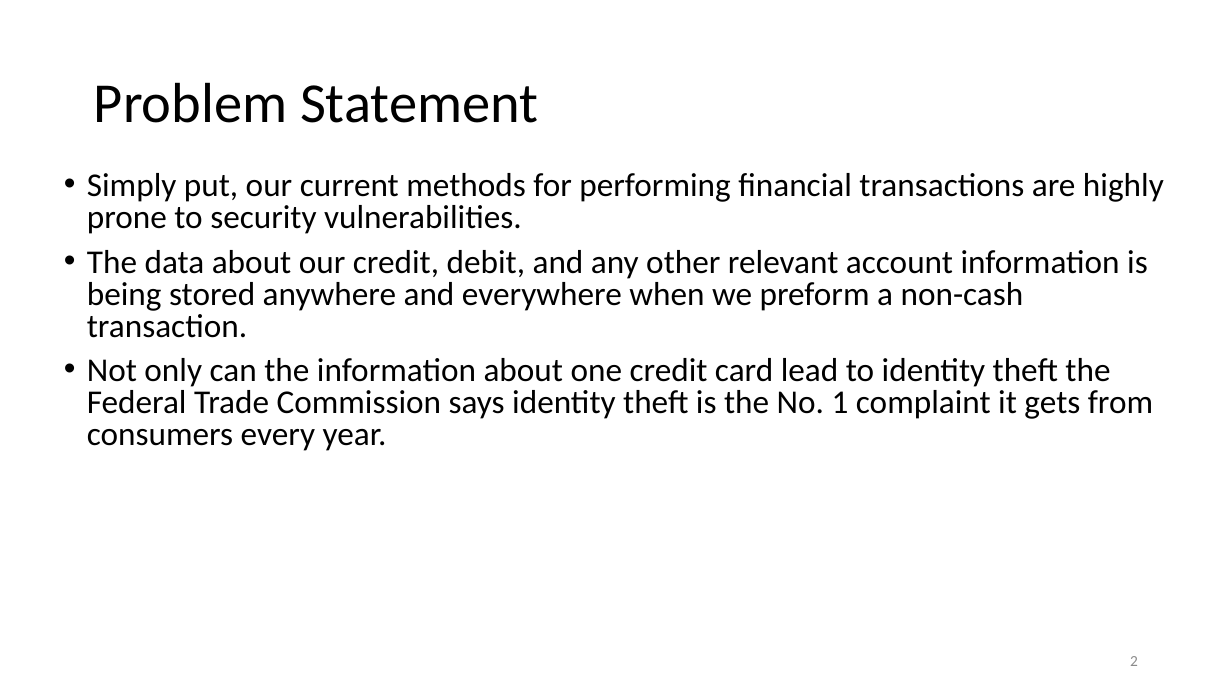
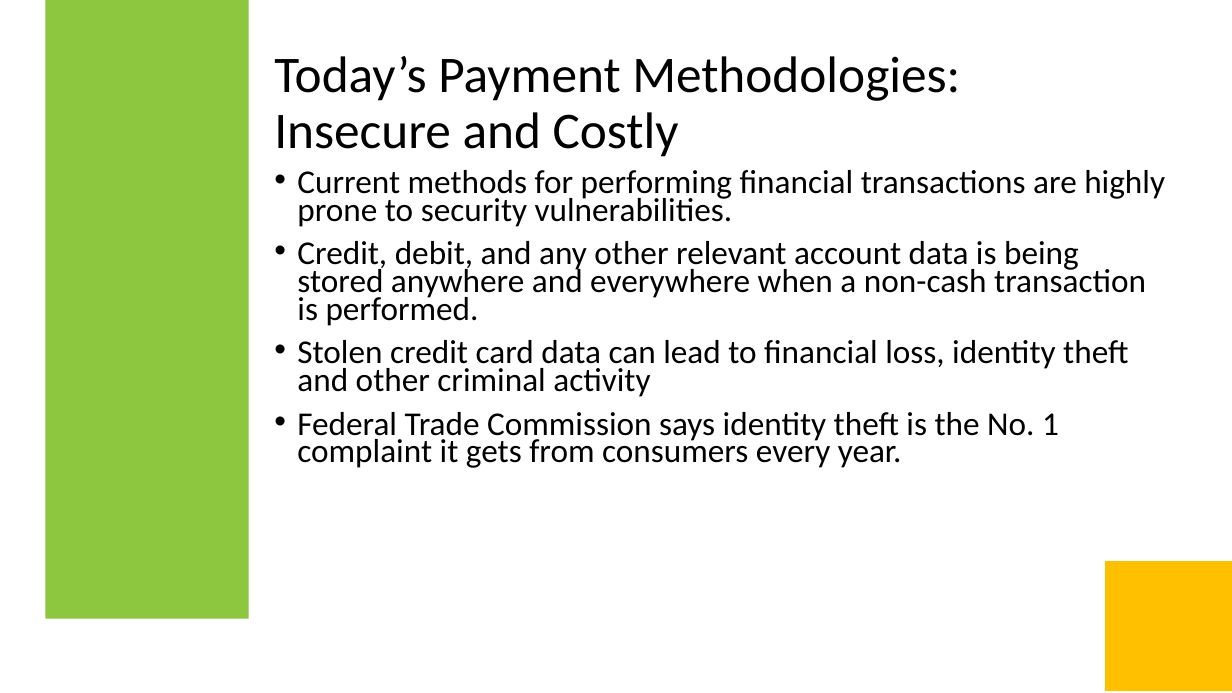
Before and after one commit to openIOU/OI-Standard, a slide deck: slide 2 of fancy/openPayment - Original Draft.pptx. Drawn at 1232x693 pixels with LibreOffice and Linux fonts; fonts in the diff are those of the drawing. Boxes give left, top, right and bottom in pixels: in the first picture for what was removed or moved away, otherwise in the second. Text is boxed around its words. In the diff, an @@ line names an element or a change of style, - is before the commit and + after.

```diff
--- a/fancy/openPayment - Original Draft.pptx
+++ b/fancy/openPayment - Original Draft.pptx
@@ rectangle added at [45,0,249,619], fill #8DC63F @@
@@ title at [274,56,960,157]: text changed; size 44 to 40 pt @@
-Problem Statement
+Today’s Payment Methodologies: Insecure and Costly
@@ text at [297,170,1165,468]: text changed @@
-• Simply put, our current methods for performing financial transactions are highly prone to security vulnerabilities.
-• The data about our credit, debit, and any other relevant account information is being stored anywhere and everywhere when we preform a non-cash transaction.
-• Not only can the information about one credit card lead to identity theft the Federal Trade Commission says identity theft is the No. 1 complaint it gets from consumers every year.
+• Current methods for performing financial transactions are highly prone to security vulnerabilities.
+• Credit, debit, and any other relevant account data is being stored anywhere and everywhere when a non-cash transaction is performed.
+• Stolen credit card data can lead to financial loss, identity theft and other criminal activity
+• Federal Trade Commission says identity theft is the No. 1 complaint it gets from consumers every year.
@@ rectangle added at [1105,561,1232,691], fill #FFC000 @@
@@ page number removed at [1130,656,1138,666] @@
-2
```
Also in this commit, not shown: 3 other slides changed.
